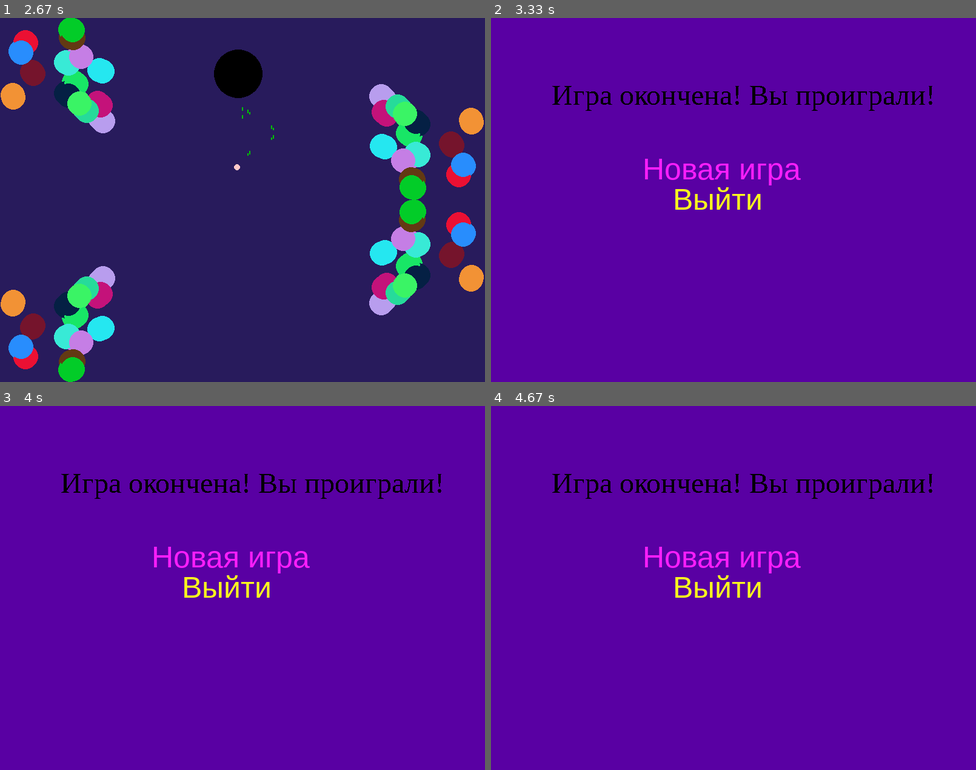
Above: before the commit, frames 1-4 (two rows, left to right).
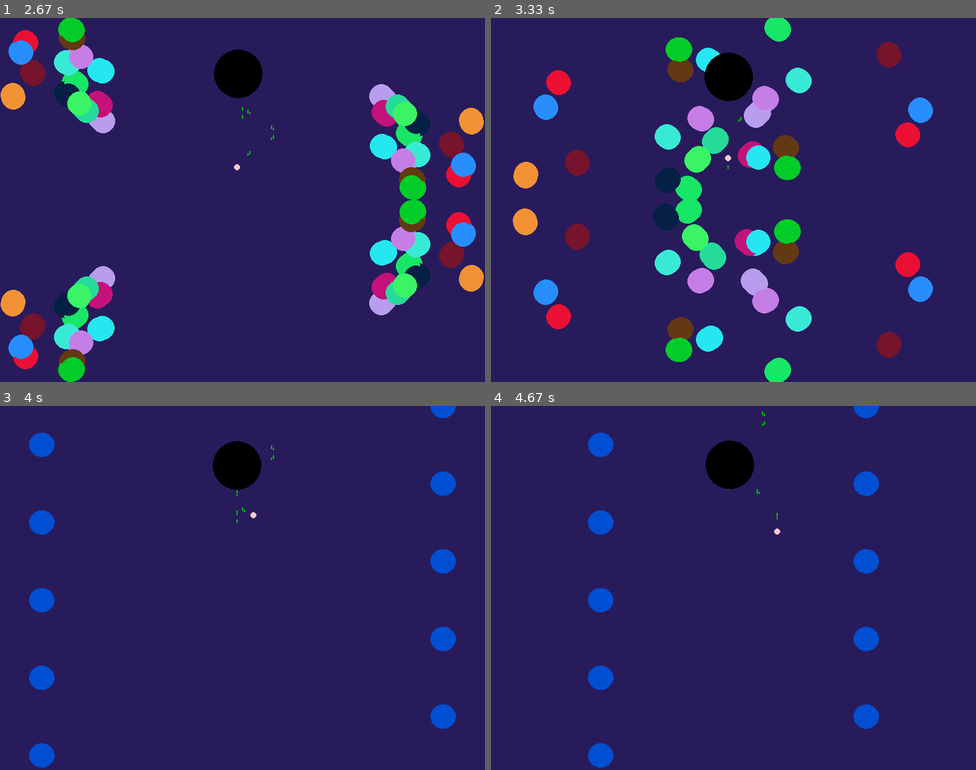
Above: after the commit, the same moments.

Repository: YuryNagorny/Gleb-Yura-PyGame
Game: pygame game, started from main.py
Same seed, same stepped clock (60 frames per second), same inputs: the game is played once before the commit and once after it.
Inputs (mouse positions are in pixels of both pictures, inside the frame that each line leads up to):
- Up to frame 1 (2.67 s): click (198, 185) at 0.38 s; tap 1 at 0.67, 2.15 s; hold W 1-1.47 s; move the mouse to (242, 221) at 1.03 s; tap Space at 1.07, 1.37, 1.57, 1.87, 2.07, 2.37, 2.63 s; hold D 1.5-1.97 s; move the mouse to (126, 203) at 1.53 s; hold A 2-2.53 s; move the mouse to (291, 280) at 2.03 s; hold S from 2.57 s (still down); move the mouse to (92, 287) at 2.6 s
- Up to frame 2 (3.33 s): release S at 2.87 s; hold W 2.9-3.3 s; move the mouse to (617, 127) at 2.93 s; tap Space at 2.97, 3.27 s
- Up to frame 3 (4 s): hold W 3.33-3.7 s; move the mouse to (218, 682) at 3.37 s; tap Space at 3.4, 3.8 s; tap 1 at 3.48 s; hold D from 3.73 s (still down); move the mouse to (247, 624) at 3.77 s
- Up to frame 4 (4.67 s): tap Space at 4.1, 4.47 s; release D at 4.37 s; hold S from 4.4 s (still down); move the mouse to (718, 526) at 4.43 s

Frame 1 is identical in both runs. In frame 2, 100% of the frame differs, in the area x 0-100%, y 0-100%; in frame 3, 100%; in frame 4, 100%.

Commit message:
Update main.py

Diff:
--- a/main.py
+++ b/main.py
@@ -1,6 +1,7 @@
 import pygame
 import math
 import sys
+import time
 import random
 
 
@@ -299,8 +300,8 @@
         pygame.draw.circle(screen, self.color, (self.x, self.y), self.r)
 
     def kill(self, other):
-        a, b, c = (self.x, self.y, self.r)
-        d, e, f = (other.x, other.y, other.r)
+        a, b, c = (self.x, self.y, self.r - ((self.vector[0] + self.vector[1]) * 2))
+        d, e, f = (other.x, other.y, other.r - 2)
         if math.sqrt((a - d) ** 2 + (b - e) ** 2) > c + f:
             return False
         return True
@@ -327,7 +328,7 @@
 
     def shot(self, other):
         a, b, c = (self.x, self.y, self.r)
-        d, e, f = (other.x, other.y, other.r)
+        d, e, f = (other.x, other.y, other.r - 3)
         if math.sqrt((a - d) ** 2 + (b - e) ** 2) > c + f:
             return False
         return True
